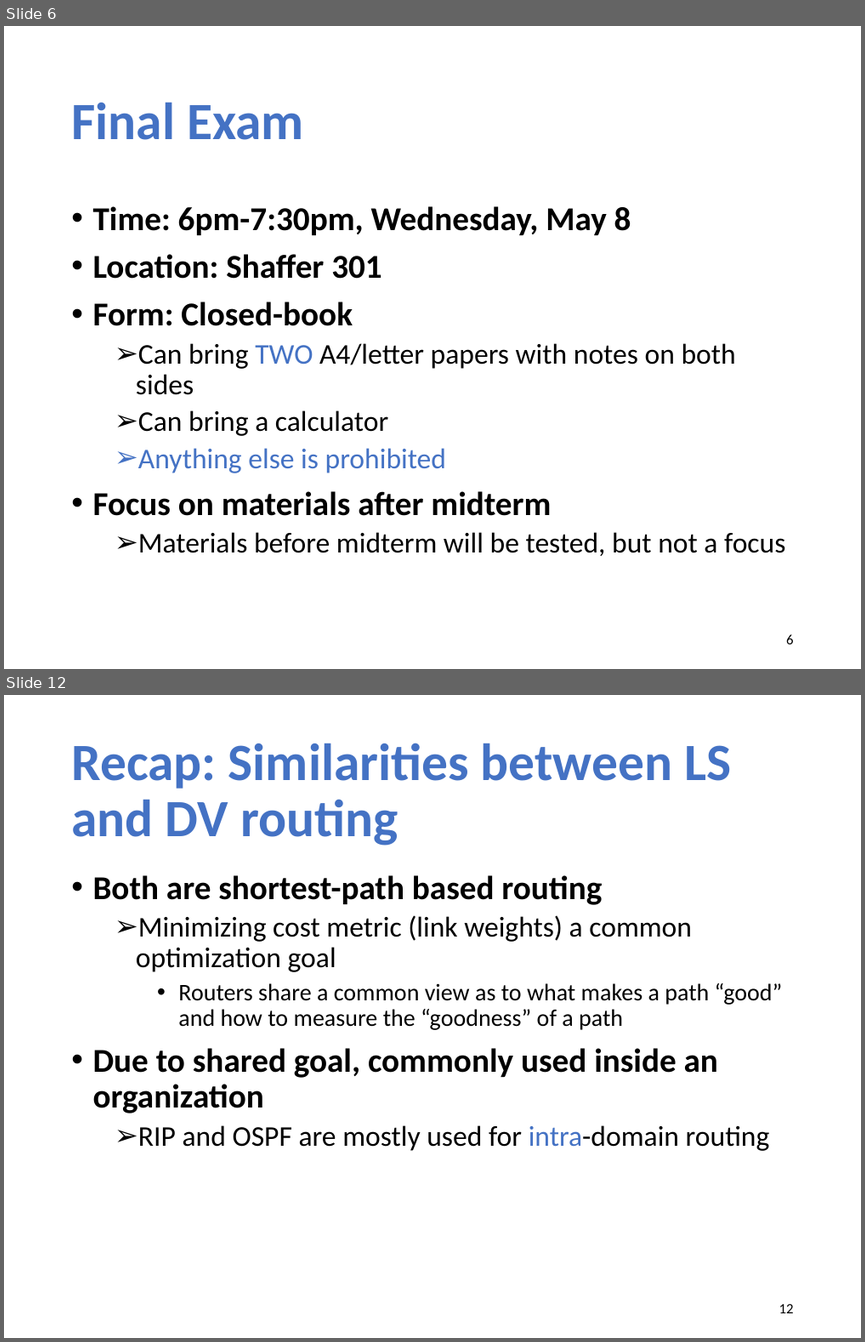
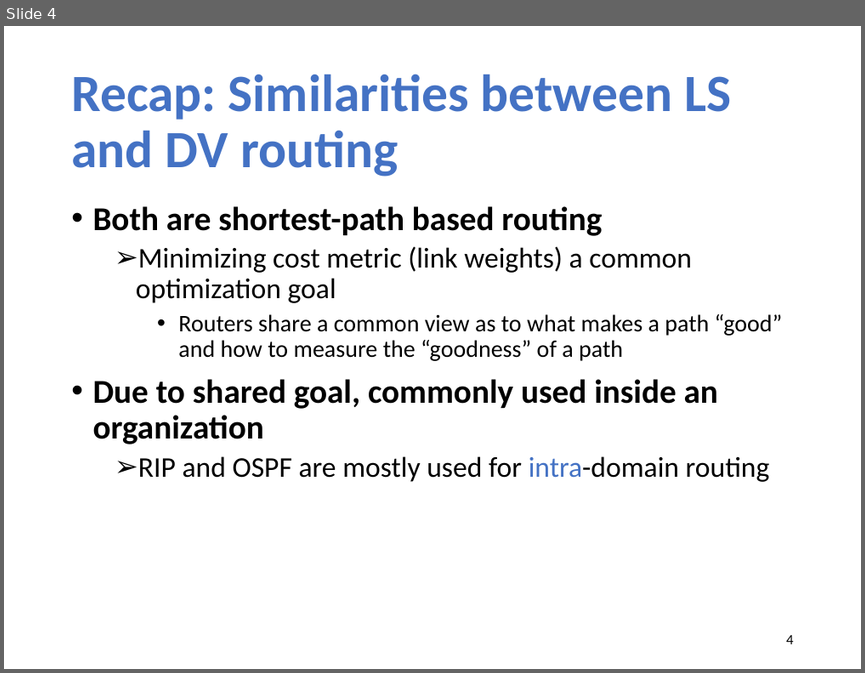
Before and after one commit to xinjin/course-net, a slide deck: slides/lec14_interdomain.pptx. Shown one above the other, each under a label of ours: slides 6 and 12 before the commit, slide 4 after it; the slides between them are not shown. The pictures are 865x1342 and 865x673 pixels, drawn with LibreOffice and Linux fonts; fonts in the diff are those of the drawing. Boxes give left, top, right and bottom in pixels: in the first picture for what was removed or moved away, otherwise in the second. Text is boxed around its words. In the diff, an @@ line names an element or a change of style, - is before the commit and + after.

```diff
--- a/slides/lec14_interdomain.pptx
+++ b/slides/lec14_interdomain.pptx
@@ slide 6 removed at (4,26,861,669), background #FFFFFF @@
@@ title removed at (71,102,304,140) @@
-Final Exam
@@ text removed at (93,206,785,556) @@
-• Time: 6pm-7:30pm, Wednesday, May 8
-• Location: Shaffer 301
-• Form: Closed-book
-  ➢ Can bring TWO A4/letter papers with notes on both sides
-  ➢ Can bring a calculator
-  ➢ Anything else is prohibited
-• Focus on materials after midterm
-  ➢ Materials before midterm will be tested, but not a focus
@@ page number removed at (786,634,793,644) @@
-6
@@ what was slide 12 is now slide 4 @@
@@ page number at (786,635,793,644): text changed @@
-12
+4
```
Also in this commit, not shown: 7 slides changed, 1 slide added, 8 other slides removed, 1 other file.
